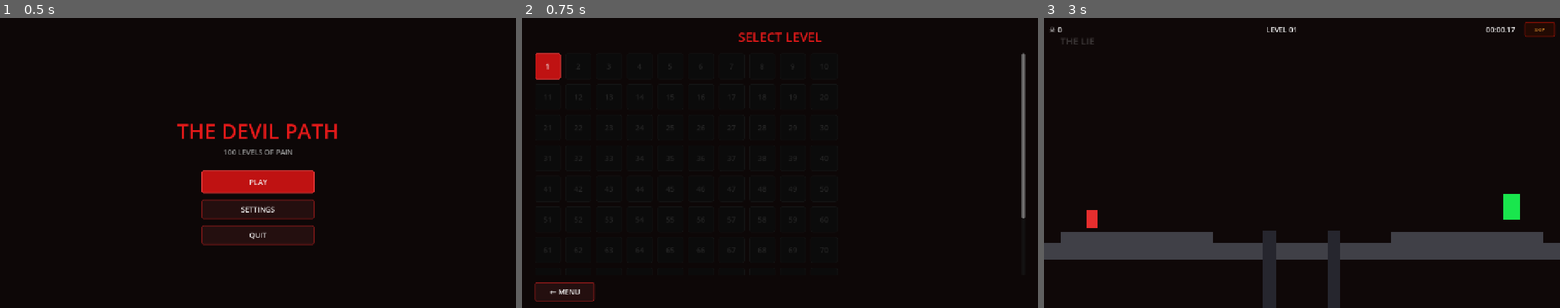
Above: before the commit, frames 1-3 (left to right).
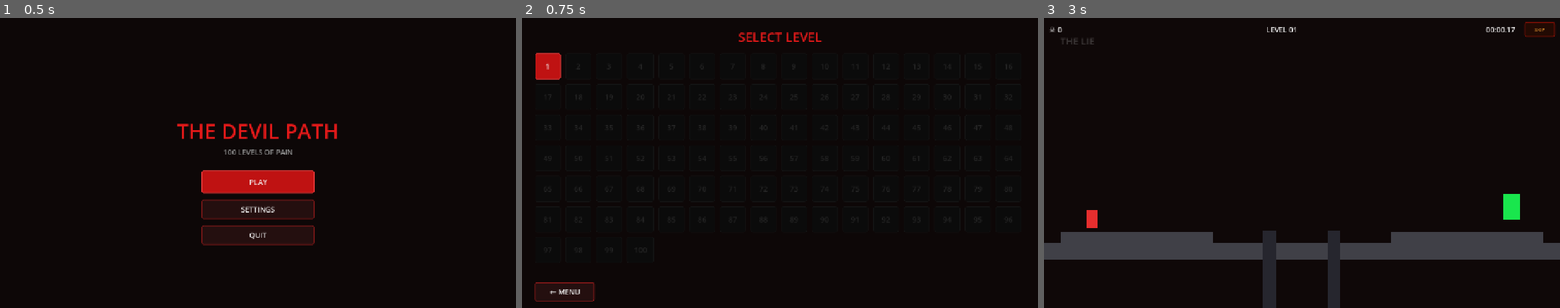
Above: after the commit, the same moments.

Repository: Starland9/The-Devil-Path-Game
Game: Godot game, scene res://scenes/intro.tscn
Same seed, same stepped clock (60 frames per second), same inputs: the game is played once before the commit and once after it.
Inputs:
- Up to frame 1 (0.5 s): no input
- Up to frame 2 (0.75 s): click "PLAY" at 0.5 s
- Up to frame 3 (3 s): click "← MENU" at 1.25 s; click "PLAY" at 2 s; click "1" at 2.75 s

Frame 1 is identical in both runs. In frame 2, 0.6% of the frame differs, in the area x 11-98%, y 12-81%; in frame 3, nothing differs.

Commit message:
Mise à jour des chemins d'éditeur Godot, ajustement des thèmes et amélioration de la logique de l'interface utilisateur dans le hub

Diff:
--- a/assets/ui/theme/global_theme.tres
+++ b/assets/ui/theme/global_theme.tres
@@ -1,9 +1,41 @@
-[gd_resource type="Theme" load_steps=6 format=3 uid="uid://b1theme"]
+[gd_resource type="Theme" format=3 uid="uid://b1theme"]
+
+[sub_resource type="StyleBoxFlat" id="StyleBoxFlat_btn_disabled"]
+content_margin_left = 18.0
+content_margin_top = 10.0
+content_margin_right = 18.0
+content_margin_bottom = 10.0
+bg_color = Color(0.12, 0.12, 0.12, 1)
+border_width_left = 1
+border_width_top = 1
+border_width_right = 1
+border_width_bottom = 1
+border_color = Color(0.22, 0.22, 0.22, 1)
+corner_radius_top_left = 4
+corner_radius_top_right = 4
+corner_radius_bottom_right = 4
+corner_radius_bottom_left = 4
+
+[sub_resource type="StyleBoxFlat" id="StyleBoxFlat_btn_hover"]
+content_margin_left = 18.0
+content_margin_top = 10.0
+content_margin_right = 18.0
+content_margin_bottom = 10.0
+bg_color = Color(0.75, 0.07, 0.07, 1)
+border_width_left = 2
+border_width_top = 2
+border_width_right = 2
+border_width_bottom = 2
+border_color = Color(1, 0.25, 0.25, 1)
+corner_radius_top_left = 4
+corner_radius_top_right = 4
+corner_radius_bottom_right = 4
+corner_radius_bottom_left = 4
 
 [sub_resource type="StyleBoxFlat" id="StyleBoxFlat_btn_normal"]
 content_margin_left = 18.0
+content_margin_top = 10.0
 content_margin_right = 18.0
-content_margin_top = 10.0
 content_margin_bottom = 10.0
 bg_color = Color(0.14, 0.06, 0.06, 1)
 border_width_left = 2
@@ -16,26 +48,10 @@
 corner_radius_bottom_right = 4
 corner_radius_bottom_left = 4
 
-[sub_resource type="StyleBoxFlat" id="StyleBoxFlat_btn_hover"]
-content_margin_left = 18.0
-content_margin_right = 18.0
-content_margin_top = 10.0
-content_margin_bottom = 10.0
-bg_color = Color(0.75, 0.07, 0.07, 1)
-border_width_left = 2
-border_width_top = 2
-border_width_right = 2
-border_width_bottom = 2
-border_color = Color(1.0, 0.25, 0.25, 1)
-corner_radius_top_left = 4
-corner_radius_top_right = 4
-corner_radius_bottom_right = 4
-corner_radius_bottom_left = 4
-
 [sub_resource type="StyleBoxFlat" id="StyleBoxFlat_btn_pressed"]
 content_margin_left = 18.0
+content_margin_top = 10.0
 content_margin_right = 18.0
-content_margin_top = 10.0
 content_margin_bottom = 10.0
 bg_color = Color(0.5, 0.04, 0.04, 1)
 border_width_left = 2
@@ -48,26 +64,10 @@
 corner_radius_bottom_right = 4
 corner_radius_bottom_left = 4
 
-[sub_resource type="StyleBoxFlat" id="StyleBoxFlat_btn_disabled"]
-content_margin_left = 18.0
-content_margin_right = 18.0
-content_margin_top = 10.0
-content_margin_bottom = 10.0
-bg_color = Color(0.12, 0.12, 0.12, 1)
-border_width_left = 1
-border_width_top = 1
-border_width_right = 1
-border_width_bottom = 1
-border_color = Color(0.22, 0.22, 0.22, 1)
-corner_radius_top_left = 4
-corner_radius_top_right = 4
-corner_radius_bottom_right = 4
-corner_radius_bottom_left = 4
-
 [sub_resource type="StyleBoxFlat" id="StyleBoxFlat_panel"]
 content_margin_left = 8.0
+content_margin_top = 8.0
 content_margin_right = 8.0
-content_margin_top = 8.0
 content_margin_bottom = 8.0
 bg_color = Color(0.08, 0.04, 0.04, 0.92)
 border_width_left = 1
@@ -79,14 +79,14 @@
 [resource]
 default_font_size = 18
 Button/colors/font_color = Color(0.95, 0.95, 0.95, 1)
+Button/colors/font_disabled_color = Color(0.42, 0.42, 0.42, 1)
 Button/colors/font_hover_color = Color(1, 1, 1, 1)
 Button/colors/font_pressed_color = Color(1, 0.85, 0.85, 1)
-Button/colors/font_disabled_color = Color(0.42, 0.42, 0.42, 1)
-Button/styles/normal = SubResource("StyleBoxFlat_btn_normal")
-Button/styles/hover = SubResource("StyleBoxFlat_btn_hover")
-Button/styles/pressed = SubResource("StyleBoxFlat_btn_pressed")
 Button/styles/disabled = SubResource("StyleBoxFlat_btn_disabled")
 Button/styles/focus = SubResource("StyleBoxFlat_btn_hover")
+Button/styles/hover = SubResource("StyleBoxFlat_btn_hover")
+Button/styles/normal = SubResource("StyleBoxFlat_btn_normal")
+Button/styles/pressed = SubResource("StyleBoxFlat_btn_pressed")
 Label/colors/font_color = Color(0.95, 0.95, 0.95, 1)
 Panel/styles/panel = SubResource("StyleBoxFlat_panel")
 PanelContainer/styles/panel = SubResource("StyleBoxFlat_panel")
--- a/project.godot
+++ b/project.godot
@@ -32,6 +32,10 @@
 
 enabled=PackedStringArray("res://addons/godot_mcp/plugin.cfg")
 
+[gui]
+
+theme/custom="res://assets/ui/theme/global_theme.tres"
+
 [input]
 
 move_left={
@@ -65,10 +69,6 @@
 ]
 }
 
-[gui]
-
-theme/custom="res://assets/ui/theme/global_theme.tres"
-
 [physics]
 
 3d/physics_engine="Jolt Physics"
--- a/scenes/hub.tscn
+++ b/scenes/hub.tscn
@@ -1,38 +1,36 @@
-[gd_scene load_steps=2 format=3 uid="uid://b1hub"]
+[gd_scene format=3 uid="uid://b1hub"]
 
-[ext_resource type="Script" path="res://scripts/ui/hub_ui.gd" id="1_hub"]
+[ext_resource type="Script" uid="uid://cmd8yxywjrhpj" path="res://scripts/ui/hub_ui.gd" id="1_hub"]
 
-[node name="Hub" type="CanvasLayer"]
+[node name="Hub" type="CanvasLayer" unique_id=2124405640]
 script = ExtResource("1_hub")
 
-[node name="Root" type="Control" parent="."]
+[node name="Root" type="Control" parent="." unique_id=955741607]
+layout_mode = 3
 anchors_preset = 15
 anchor_right = 1.0
 anchor_bottom = 1.0
 grow_horizontal = 2
 grow_vertical = 2
 
-[node name="Background" type="ColorRect" parent="Root"]
-anchors_preset = 15
+[node name="Background" type="ColorRect" parent="Root" unique_id=1082794564]
+layout_mode = 0
 anchor_right = 1.0
 anchor_bottom = 1.0
 color = Color(0.05, 0.03, 0.03, 1)
 
-[node name="TitleLabel" type="Label" parent="Root"]
-anchors_preset = 1
-anchor_right = 0.0
-anchor_bottom = 0.0
-offset_left = 0.0
+[node name="TitleLabel" type="Label" parent="Root" unique_id=1193482945]
+layout_mode = 0
 offset_top = 24.0
 offset_right = 1280.0
 offset_bottom = 72.0
+theme_override_colors/font_color = Color(0.9, 0.1, 0.1, 1)
+theme_override_font_sizes/font_size = 32
 text = "SELECT LEVEL"
 horizontal_alignment = 1
-theme_override_font_sizes/font_size = 32
-theme_override_colors/font_color = Color(0.9, 0.1, 0.1, 1)
 
-[node name="Scroll" type="ScrollContainer" parent="Root"]
-anchors_preset = 15
+[node name="Scroll" type="ScrollContainer" parent="Root" unique_id=1134190407]
+layout_mode = 0
 anchor_right = 1.0
 anchor_bottom = 1.0
 offset_left = 32.0
@@ -40,16 +38,15 @@
 offset_right = -32.0
 offset_bottom = -80.0
 
-[node name="Grid" type="GridContainer" parent="Root/Scroll"]
-columns = 10
+[node name="Grid" type="GridContainer" parent="Root/Scroll" unique_id=1137510231]
+layout_mode = 2
 theme_override_constants/h_separation = 12
 theme_override_constants/v_separation = 12
+columns = 10
 
-[node name="BackButton" type="Button" parent="Root"]
-anchors_preset = 3
-anchor_left = 0.0
+[node name="BackButton" type="Button" parent="Root" unique_id=1286828034]
+layout_mode = 0
 anchor_top = 1.0
-anchor_right = 0.0
 anchor_bottom = 1.0
 offset_left = 32.0
 offset_top = -64.0
--- a/scripts/ui/hub_ui.gd
+++ b/scripts/ui/hub_ui.gd
@@ -3,6 +3,7 @@
 @onready var grid: GridContainer = $Root/Scroll/Grid
 @onready var back_btn: Button    = $Root/BackButton
 @onready var title_lbl: Label    = $Root/TitleLabel
+@onready var scroll: ScrollContainer = $Root/Scroll
 
 const TOTAL_LEVELS := 100
 
@@ -11,7 +12,14 @@
 func _ready() -> void:
 	_gs = get_node("/root/GameState")
 	back_btn.pressed.connect(_on_back)
+	_resize_grid()
 	_populate()
+
+
+func _resize_grid():
+	var w := scroll.size.x
+
+	grid.columns = int(w / (64 + grid.get_theme_constant("h_separation")))
 
 func _populate() -> void:
 	for child in grid.get_children():
